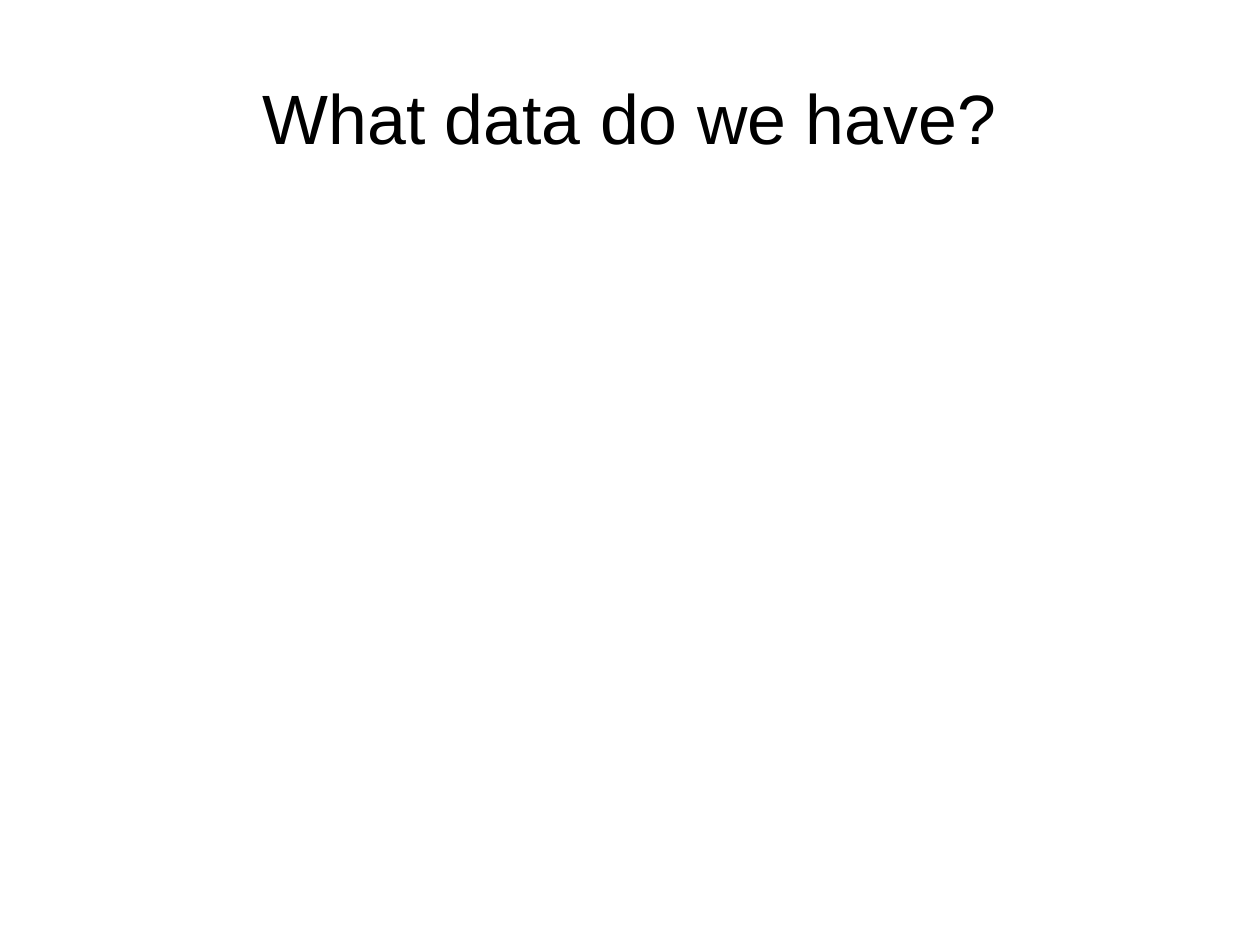
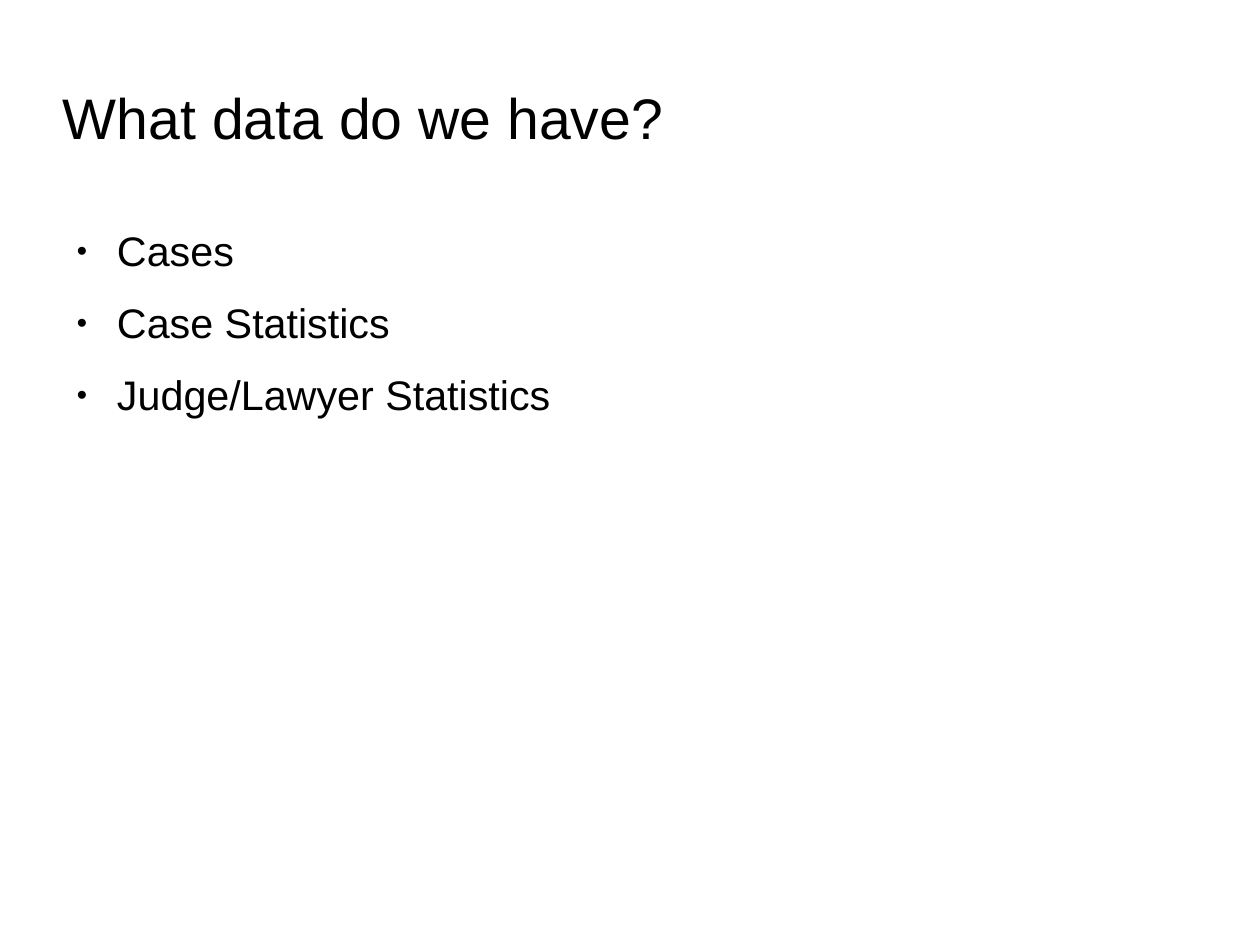
Before and after one commit to utecht/public_data, a slide deck: slide 9 of public_data.odp (slide 7 before the commit). Drawn at 1260x945 pixels with LibreOffice and Linux fonts; fonts in the diff are those of the drawing; background and template pictures are left out. Boxes give left, top, right and bottom in pixels: in the first picture for what was removed or moved away, otherwise in the second. Text is boxed around its words. In the diff, an @@ line names an element or a change of style, - is before the commit and + after.

```diff
--- a/public_data.odp
+++ b/public_data.odp
@@ title "What data do we have?": place and size @@
-title "What data do we have?" at [263, 93, 996, 145]
+title "What data do we have?" at [63, 97, 663, 140]
@@ title "What data do we have?" at [63, 97, 663, 140]: size 44 to 36 pt; alignment centre to left @@
@@ text added at [117, 237, 550, 418], 26 pt, text #000000 @@
+● Cases
+● Case Statistics
+● Judge/Lawyer Statistics
```
Also in this commit, not shown: 12 other slides changed, 4 slides added, 4 slides removed.
